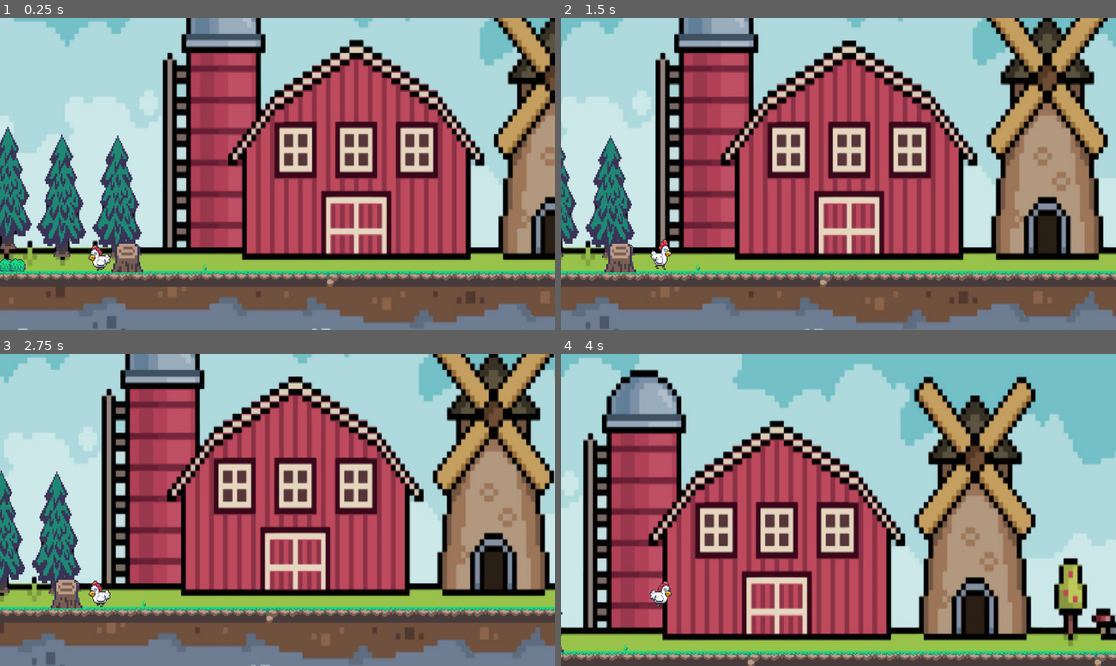
Above: before the commit, frames 1-4 (two rows, left to right).
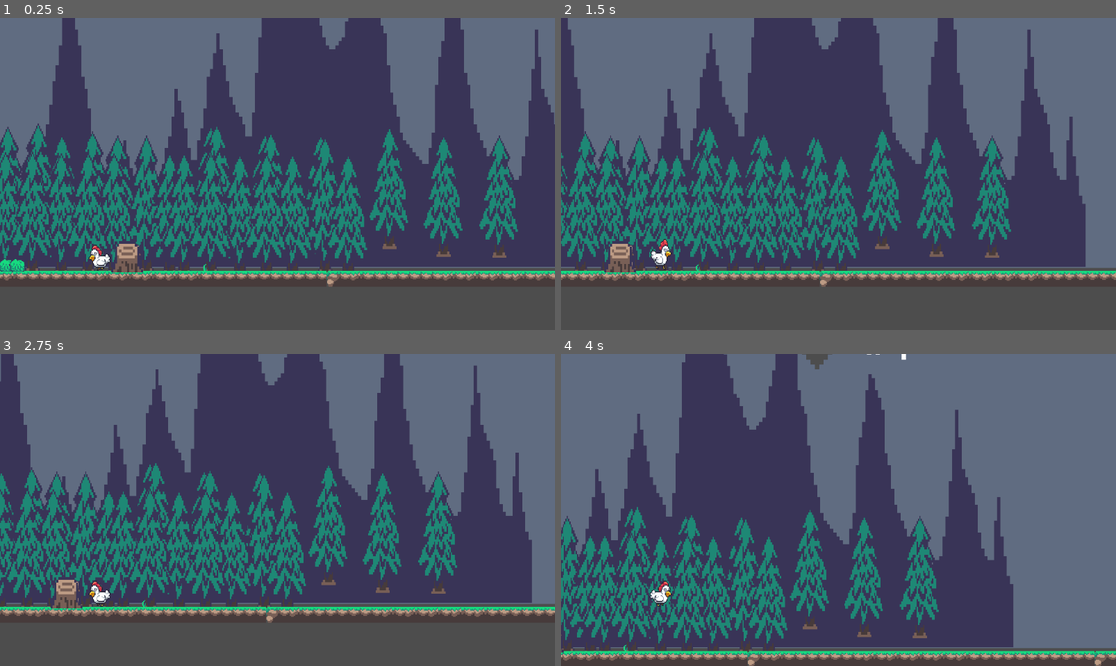
Above: after the commit, the same moments.

Repository: trafo30/Pollitosenfuga
Game: Godot game, scene res://scenes/Mundo_Tuto.tscn
The game is run twice, just before and just after one commit, with the same random seed, the same clock (stepped at 60 frames per second) and the same inputs.
Inputs:
- Up to frame 1 (0.25 s): no input
- Up to frame 2 (1.5 s): tap Enter (ui_accept) at 0.5, 0.77 s; hold Right (ui_right) from 0.53 s (still down)
- Up to frame 3 (2.75 s): tap Enter (ui_accept) at 1.52 s; release Right (ui_right) at 2.03 s; hold Left (ui_left) from 2.03 s (still down)
- Up to frame 4 (4 s): release Left (ui_left) at 2.78 s; hold Right (ui_right) from 2.78 s (still down); tap Enter (ui_accept) at 3.02, 3.77 s

The runs differ from the first frame. In frame 1, 91% of the frame differs, in the area x 0-100%, y 0-100%; in frame 2, 93%; in frame 3, 92%; in frame 4, 95%.

Commit message:
cambios
cambios

Diff:
--- a/scenes/Mundo_Tuto.tscn
+++ b/scenes/Mundo_Tuto.tscn
@@ -1,7 +1,8 @@
-[gd_scene load_steps=23 format=3 uid="uid://dwbhc735u75mq"]
-
+[gd_scene load_steps=24 format=3 uid="uid://dwbhc735u75mq"]
+
+[ext_resource type="Texture2D" uid="uid://dor20s8548ii7" path="res://Rocky Roads/Backgrounds/mountains_a.png" id="1_2uqso"]
 [ext_resource type="Texture2D" uid="uid://8m4ip2hiuplg" path="res://Rocky Roads/Tilesets/tileset_forest.png" id="1_3818a"]
-[ext_resource type="Texture2D" uid="uid://b5o50um7tyvri" path="res://Rocky Roads/Backgrounds/fondo-granja-1.jpg" id="1_ie650"]
+[ext_resource type="Texture2D" uid="uid://tmqpqfb2abrf" path="res://Rocky Roads/Backgrounds/mountains_b.png" id="1_kimao"]
 [ext_resource type="Texture2D" uid="uid://cdkaq45eubbox" path="res://Rocky Roads/Tilesets/tileset_desert.png" id="2_1vo66"]
 [ext_resource type="Texture2D" uid="uid://buxkeyofcb2qh" path="res://Rocky Roads/Deco/tree_b.png" id="2_pg57t"]
 [ext_resource type="PackedScene" uid="uid://2dbedjysxef6" path="res://scenes/maincharacter.tscn" id="3_28vh8"]
@@ -497,16 +498,15 @@
 
 [node name="Node2D" type="Node2D"]
 
-[node name="Fondo-granja-2" type="Sprite2D" parent="."]
-texture_filter = 1
-position = Vector2(603, -308)
-texture = ExtResource("1_ie650")
-
-[node name="Fondo-granja-3" type="Sprite2D" parent="."]
-texture_filter = 1
-position = Vector2(-997, -308)
-texture = ExtResource("1_ie650")
-flip_h = true
+[node name="MountainsA" type="Sprite2D" parent="."]
+position = Vector2(287, -330.5)
+scale = Vector2(5.99219, 5.11719)
+texture = ExtResource("1_2uqso")
+
+[node name="MountainsB" type="Sprite2D" parent="."]
+position = Vector2(87.5, -264.5)
+scale = Vector2(4.44922, 4.07031)
+texture = ExtResource("1_kimao")
 
 [node name="TreeB" type="Sprite2D" parent="."]
 position = Vector2(-153, -108)
@@ -565,6 +565,126 @@
 
 [node name="TreeB12" type="Sprite2D" parent="."]
 position = Vector2(-323, -80.5)
+scale = Vector2(1.79167, 2.67188)
+texture = ExtResource("2_pg57t")
+
+[node name="TreeB13" type="Sprite2D" parent="."]
+position = Vector2(128, -109)
+scale = Vector2(1.79167, 2.67188)
+texture = ExtResource("2_pg57t")
+
+[node name="TreeB14" type="Sprite2D" parent="."]
+position = Vector2(203, -101)
+scale = Vector2(1.79167, 2.67188)
+texture = ExtResource("2_pg57t")
+
+[node name="TreeB15" type="Sprite2D" parent="."]
+position = Vector2(280, -99.9998)
+scale = Vector2(1.79167, 2.67188)
+texture = ExtResource("2_pg57t")
+
+[node name="TreeB16" type="Sprite2D" parent="."]
+position = Vector2(-111, -111.5)
+scale = Vector2(1.79167, 2.67188)
+texture = ExtResource("2_pg57t")
+
+[node name="TreeB17" type="Sprite2D" parent="."]
+position = Vector2(-35.9999, -103.5)
+scale = Vector2(1.79167, 2.67188)
+texture = ExtResource("2_pg57t")
+
+[node name="TreeB18" type="Sprite2D" parent="."]
+position = Vector2(39.0001, -93.7498)
+scale = Vector2(1.79167, 3.03906)
+texture = ExtResource("2_pg57t")
+
+[node name="TreeB19" type="Sprite2D" parent="."]
+position = Vector2(-78.9999, -80.9998)
+scale = Vector2(1.79167, 2.67188)
+texture = ExtResource("2_pg57t")
+
+[node name="TreeB20" type="Sprite2D" parent="."]
+position = Vector2(-5.99994, -80.9998)
+scale = Vector2(1.79167, 2.67188)
+texture = ExtResource("2_pg57t")
+
+[node name="TreeB21" type="Sprite2D" parent="."]
+position = Vector2(71.0001, -80.9998)
+scale = Vector2(1.79167, 2.67188)
+texture = ExtResource("2_pg57t")
+
+[node name="TreeB22" type="Sprite2D" parent="."]
+position = Vector2(-156, -81.9998)
+scale = Vector2(1.79167, 2.67188)
+texture = ExtResource("2_pg57t")
+
+[node name="TreeB23" type="Sprite2D" parent="."]
+position = Vector2(-119, -82.4998)
+scale = Vector2(1.79167, 2.67188)
+texture = ExtResource("2_pg57t")
+
+[node name="TreeB24" type="Sprite2D" parent="."]
+position = Vector2(-41.9999, -81.4998)
+scale = Vector2(1.79167, 2.67188)
+texture = ExtResource("2_pg57t")
+
+[node name="TreeB25" type="Sprite2D" parent="."]
+position = Vector2(375, -108)
+scale = Vector2(1.79167, 2.67188)
+texture = ExtResource("2_pg57t")
+
+[node name="TreeB26" type="Sprite2D" parent="."]
+position = Vector2(450, -99.9998)
+scale = Vector2(1.79167, 2.67188)
+texture = ExtResource("2_pg57t")
+
+[node name="TreeB27" type="Sprite2D" parent="."]
+position = Vector2(527, -98.9998)
+scale = Vector2(1.79167, 2.67188)
+texture = ExtResource("2_pg57t")
+
+[node name="TreeB28" type="Sprite2D" parent="."]
+position = Vector2(136, -110.5)
+scale = Vector2(1.79167, 2.67188)
+texture = ExtResource("2_pg57t")
+
+[node name="TreeB29" type="Sprite2D" parent="."]
+position = Vector2(211, -102.5)
+scale = Vector2(1.79167, 2.67188)
+texture = ExtResource("2_pg57t")
+
+[node name="TreeB30" type="Sprite2D" parent="."]
+position = Vector2(286, -92.7498)
+scale = Vector2(1.79167, 3.03906)
+texture = ExtResource("2_pg57t")
+
+[node name="TreeB31" type="Sprite2D" parent="."]
+position = Vector2(168, -79.9998)
+scale = Vector2(1.79167, 2.67188)
+texture = ExtResource("2_pg57t")
+
+[node name="TreeB32" type="Sprite2D" parent="."]
+position = Vector2(241, -79.9998)
+scale = Vector2(1.79167, 2.67188)
+texture = ExtResource("2_pg57t")
+
+[node name="TreeB33" type="Sprite2D" parent="."]
+position = Vector2(318, -79.9998)
+scale = Vector2(1.79167, 2.67188)
+texture = ExtResource("2_pg57t")
+
+[node name="TreeB34" type="Sprite2D" parent="."]
+position = Vector2(91.0001, -80.9998)
+scale = Vector2(1.79167, 2.67188)
+texture = ExtResource("2_pg57t")
+
+[node name="TreeB35" type="Sprite2D" parent="."]
+position = Vector2(128, -81.4998)
+scale = Vector2(1.79167, 2.67188)
+texture = ExtResource("2_pg57t")
+
+[node name="TreeB36" type="Sprite2D" parent="."]
+position = Vector2(205, -80.4998)
 scale = Vector2(1.79167, 2.67188)
 texture = ExtResource("2_pg57t")
 
--- a/scenes/bear_enemy.tscn
+++ b/scenes/bear_enemy.tscn
@@ -4,6 +4,21 @@
 
 [sub_resource type="CircleShape2D" id="CircleShape2D_1sjo7"]
 radius = 34.0147
+
+[sub_resource type="Animation" id="Animation_xrah3"]
+length = 0.001
+tracks/0/type = "value"
+tracks/0/imported = false
+tracks/0/enabled = true
+tracks/0/path = NodePath("Sprite2D:frame")
+tracks/0/interp = 1
+tracks/0/loop_wrap = true
+tracks/0/keys = {
+"times": PackedFloat32Array(0),
+"transitions": PackedFloat32Array(1),
+"update": 1,
+"values": [0]
+}
 
 [sub_resource type="Animation" id="Animation_wq2yw"]
 resource_name = "bear_enemy"
@@ -19,21 +34,6 @@
 "transitions": PackedFloat32Array(1, 1, 1, 1, 1, 1),
 "update": 1,
 "values": [0, 4, 5, 6, 7, 1]
-}
-
-[sub_resource type="Animation" id="Animation_xrah3"]
-length = 0.001
-tracks/0/type = "value"
-tracks/0/imported = false
-tracks/0/enabled = true
-tracks/0/path = NodePath("Sprite2D:frame")
-tracks/0/interp = 1
-tracks/0/loop_wrap = true
-tracks/0/keys = {
-"times": PackedFloat32Array(0),
-"transitions": PackedFloat32Array(1),
-"update": 1,
-"values": [0]
 }
 
 [sub_resource type="AnimationLibrary" id="AnimationLibrary_qlp7m"]
